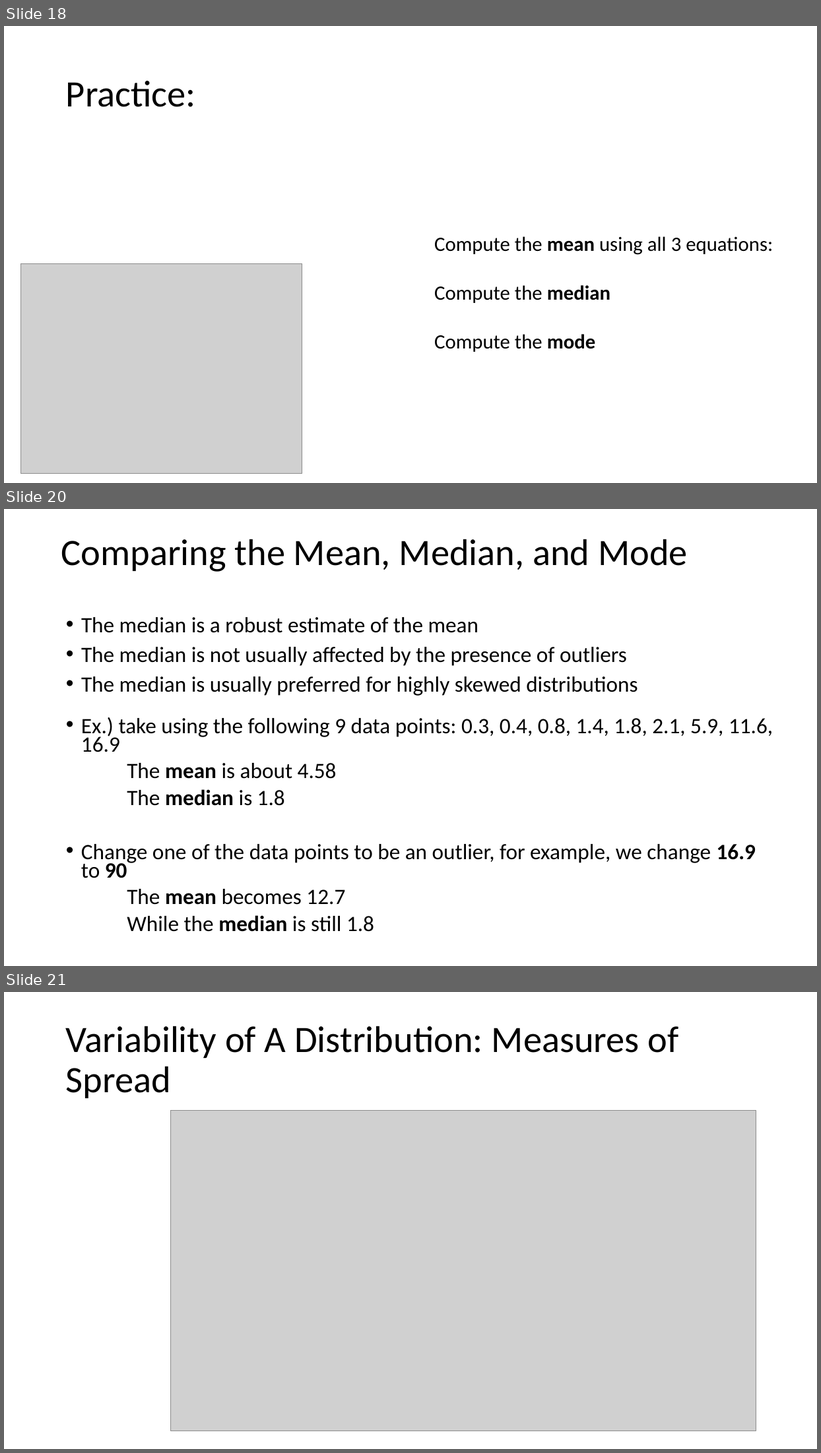
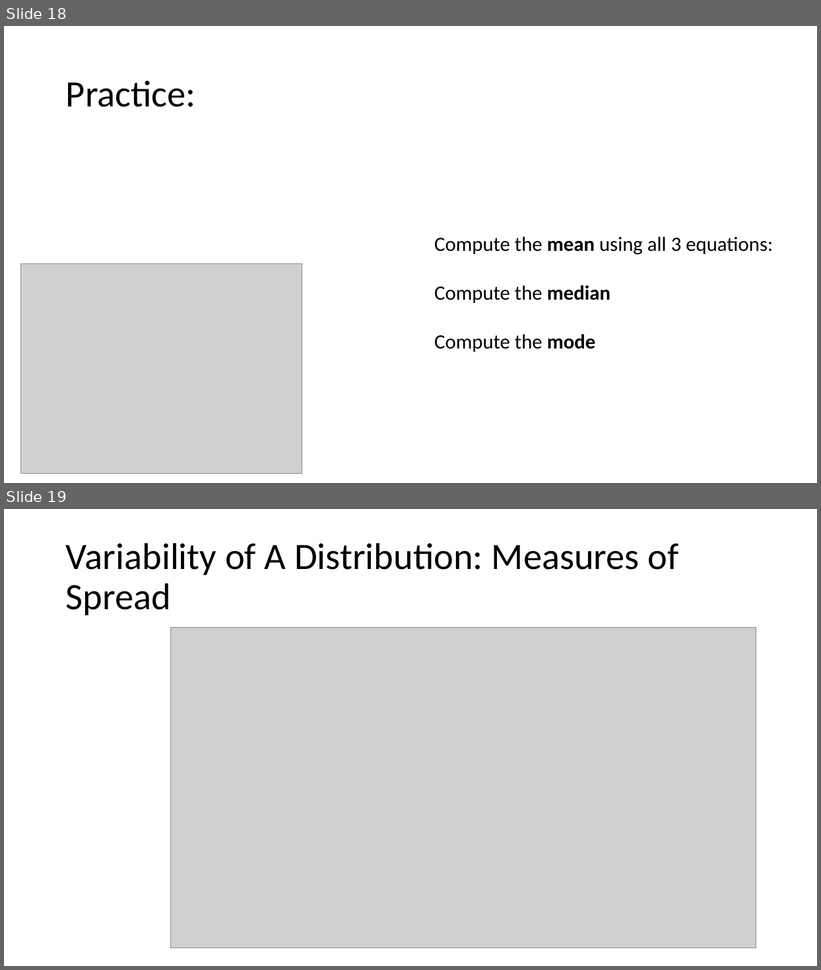
Before and after one commit to Jarred6068/UI_STAT251-03_Spring_2024, a slide deck: docs/lecture_slides/Week 3/Week3_Lecture4_Slides_1_22_2024.pptx. Shown one above the other, each under a label of ours: slides 18, 20 and 21 before the commit, slides 18 and 19 after it; the slides between them are not shown. The pictures are 821x1453 and 821x970 pixels, drawn with LibreOffice and Linux fonts; fonts in the diff are those of the drawing; grey boxes stand for pictures. Boxes give left, top, right and bottom in pixels: in the first picture for what was removed or moved away, otherwise in the second. Text is boxed around its words. In the diff, an @@ line names an element or a change of style, - is before the commit and + after.

```diff
--- a/docs/lecture_slides/Week 3/Week3_Lecture4_Slides_1_22_2024.pptx
+++ b/docs/lecture_slides/Week 3/Week3_Lecture4_Slides_1_22_2024.pptx
@@ slide 20 removed at <box>4,509,817,966</box>, background #FFFFFF @@
@@ title removed at <box>61,539,688,572</box> @@
-Comparing the Mean, Median, and Mode
@@ text removed at <box>81,617,638,696</box> @@
-• The median is a robust estimate of the mean
-• The median is not usually affected by the presence of outliers
-• The median is usually preferred for highly skewed distributions
@@ text removed at <box>81,718,773,932</box> @@
-• Ex.) take using the following 9 data points: 0.3, 0.4, 0.8, 1.4, 1.8, 2.1, 5.9, 11.6, 16.9
-The mean is about 4.58
-The median is 1.8
-• Change one of the data points to be an outlier, for example, we change 16.9 to 90
-The mean becomes 12.7
-While the median is still 1.8
@@ what was slide 21 is now slide 19 @@
```
Also in this commit, not shown: 1 other slide removed, 1 other file.
